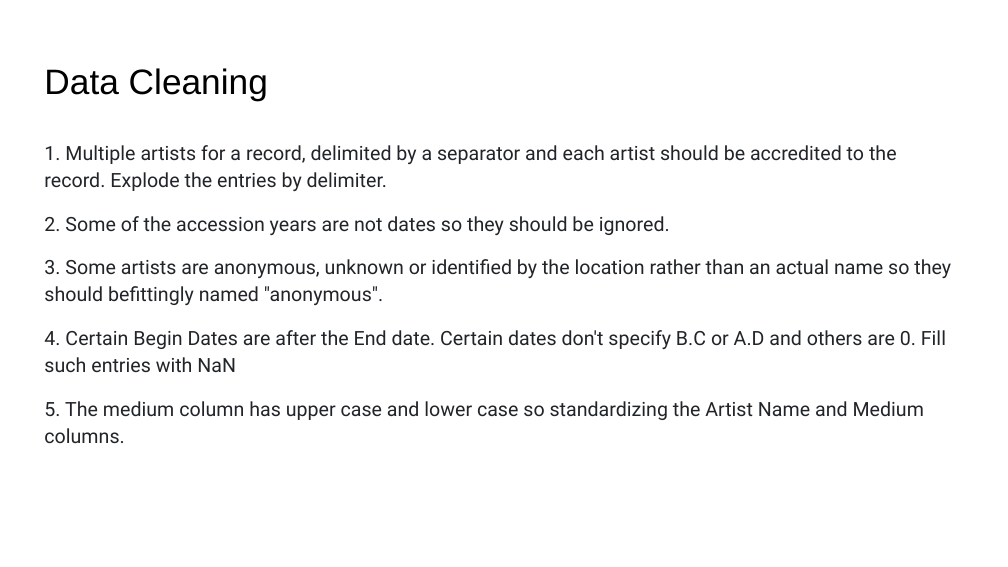
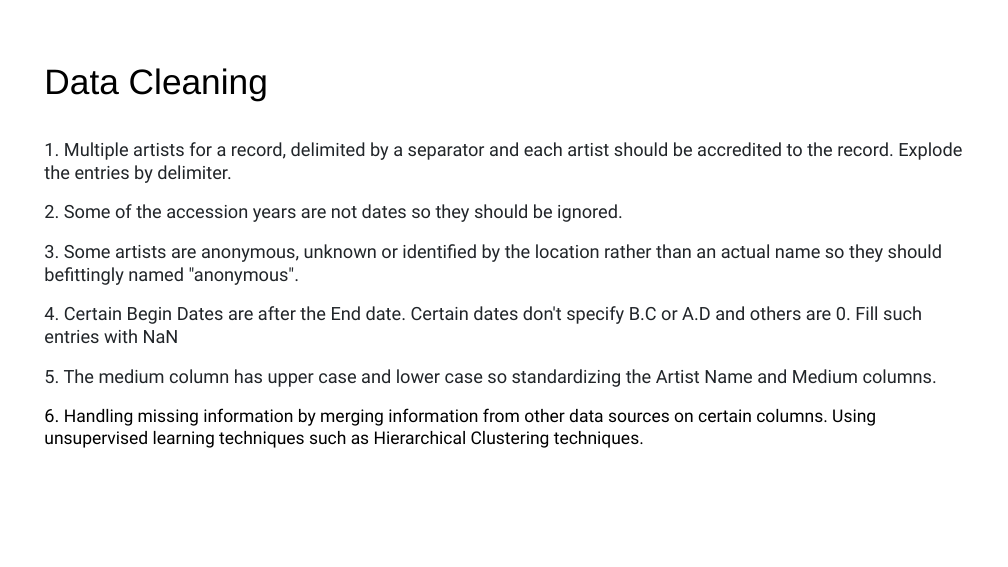
Before and after one commit to IITTeaching/cs520-f23-group-23, a slide deck: slide 5 of main-520-project/CS 520 Data Curation.pptx. Drawn at 1008x567 pixels with LibreOffice and Linux fonts; fonts in the diff are those of the drawing. Boxes give left, top, right and bottom in pixels: in the first picture for what was removed or moved away, otherwise in the second. Text is boxed around its words. In the diff, an @@ line names an element or a change of style, - is before the commit and + after.

```diff
--- a/main-520-project/CS 520 Data Curation.pptx
+++ b/main-520-project/CS 520 Data Curation.pptx
@@ text at <box>44,142,962,387</box>: size 14 to 12.9 pt in "1. Multiple artists for a record, delimited ...", "2. Some of the accession years are ...", "3. Some artists are anonymous, unknown or ...", "4. Certain Begin Dates are after the ..." and 1 more places; line spacing 1.15 to 1.05 @@
@@ text at <box>44,408,876,448</box>: paragraph added @@
+6. Handling missing information by merging information from other data sources on certain columns. Using unsupervised learning techniques such as Hierarchical Clustering techniques.
```
Also in this commit, not shown: 6 other slides changed, 1 slide added.
